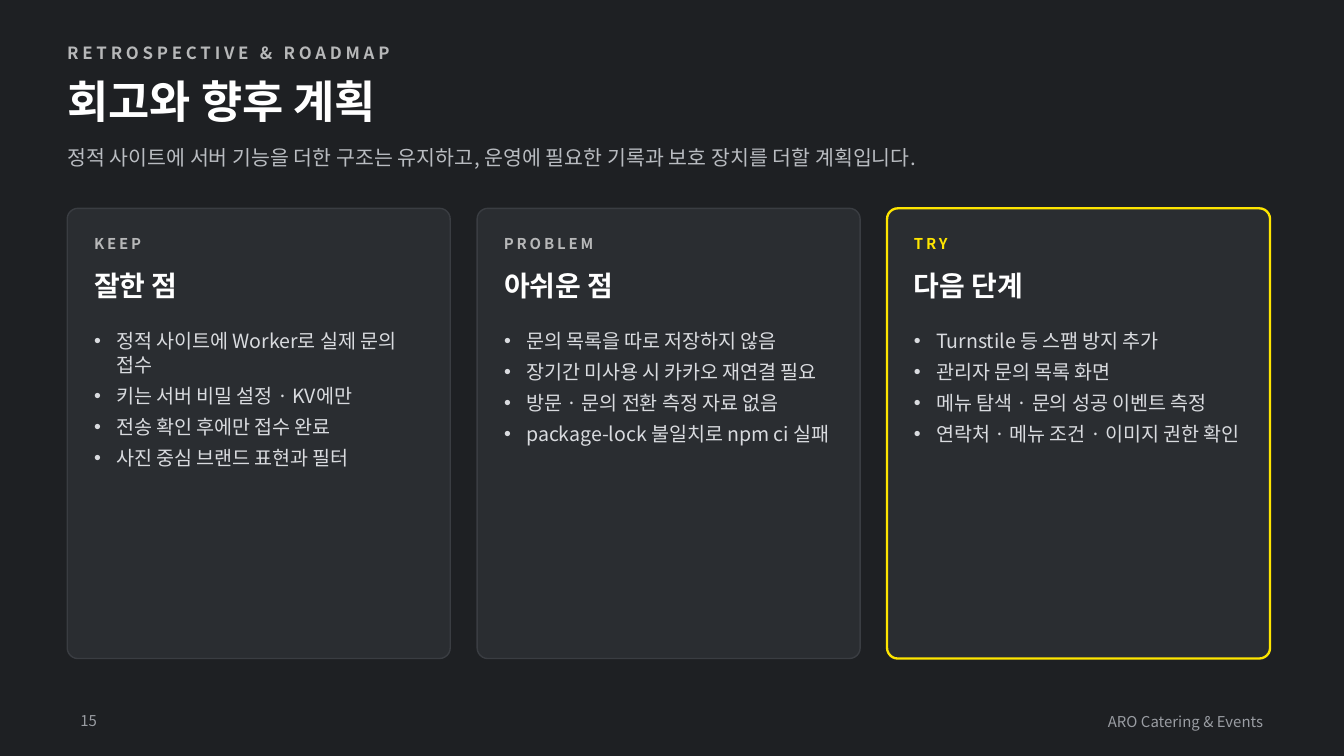
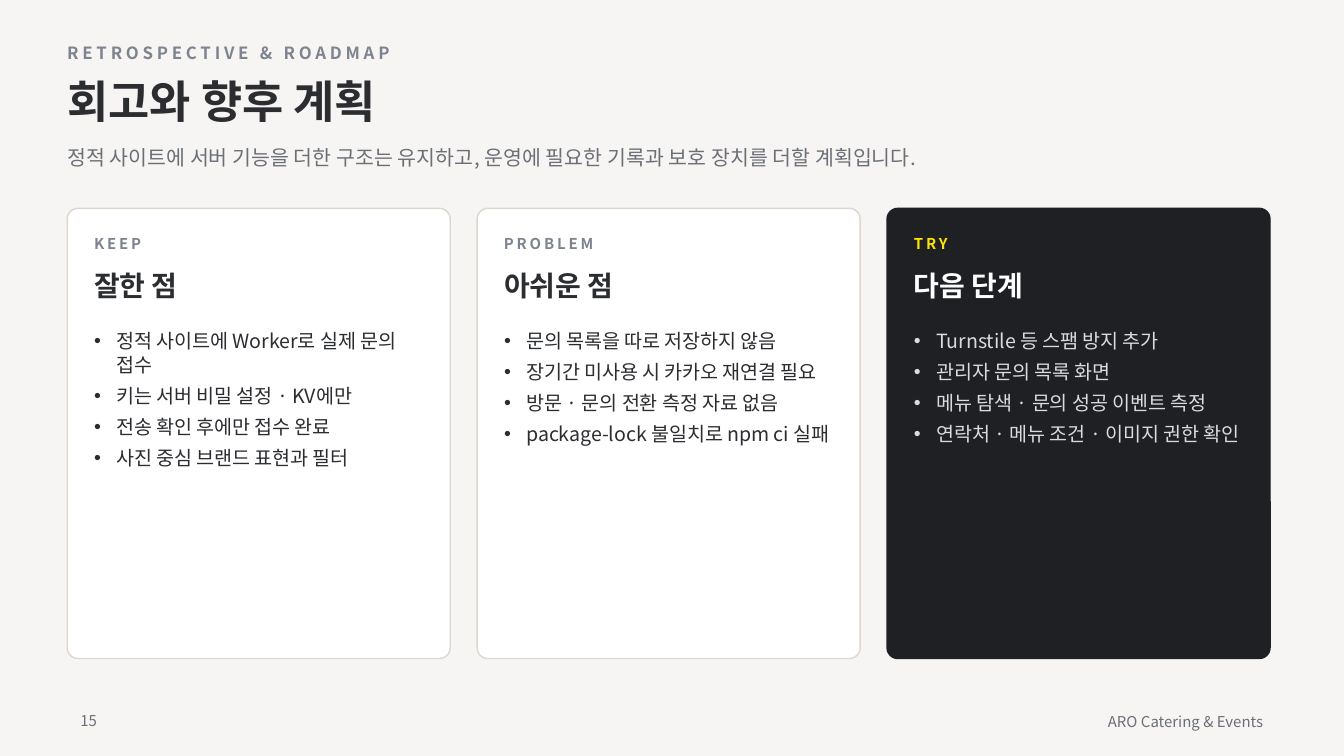
Before and after one commit to hyeran712/aro1, a slide deck: slide 15 of output/ARO_website_portfolio_summary.pptx. Drawn at 1344x756 pixels with LibreOffice and Linux fonts; fonts in the diff are those of the drawing. Boxes give left, top, right and bottom in pixels: in the first picture for what was removed or moved away, otherwise in the second. Text is boxed around its words. In the diff, an @@ line names an element or a change of style, - is before the commit and + after.

```diff
--- a/output/ARO_website_portfolio_summary.pptx
+++ b/output/ARO_website_portfolio_summary.pptx
@@ background #1E2023 to #F7F5F3 @@
@@ text "정적 사이트에 서버 기능을 더한 ..." at box(67, 148, 916, 169): text colour #B9BCC1 to #6B6F76 @@
@@ rounded rectangle at box(67, 208, 450, 659): fill #2A2D31 to #FFFFFF; outline #3A3D42 0.75 pt to #DCD7CE 0.75 pt @@
@@ rounded rectangle at box(477, 208, 860, 659): fill #2A2D31 to #FFFFFF; outline #3A3D42 0.75 pt to #DCD7CE 0.75 pt @@
@@ rounded rectangle at box(887, 208, 1270, 659): fill #2A2D31 to #1E2023; outline #FEE500 1.25 pt to #1E2023 0.75 pt @@
@@ text colour #B7B8B9 to #7D838F in 3 elements at box(67, 46, 390, 59), box(94, 238, 141, 249), box(504, 238, 593, 249) @@
@@ text colour #FFFFFF to #2B2D30 in 3 elements at box(67, 80, 376, 122), box(94, 272, 178, 299), box(504, 272, 614, 299) @@
@@ text "정적 사이트에 Worker로 실제 문의 ..." at box(116, 331, 396, 467): text colour #D9DBDF to #2B2D30 @@
@@ text "문의 목록을 따로 저장하지 않음" at box(526, 331, 830, 446): text colour #D9DBDF to #2B2D30 @@
@@ page number at box(80, 715, 97, 726): text colour #9A9DA3 to #6B6F76 @@
@@ text "ARO Catering & Events" at box(1108, 715, 1263, 731): text colour #9A9DA3 to #6B6F76 @@
```
Also in this commit, not shown: 2 other slides changed, 3 other files.
